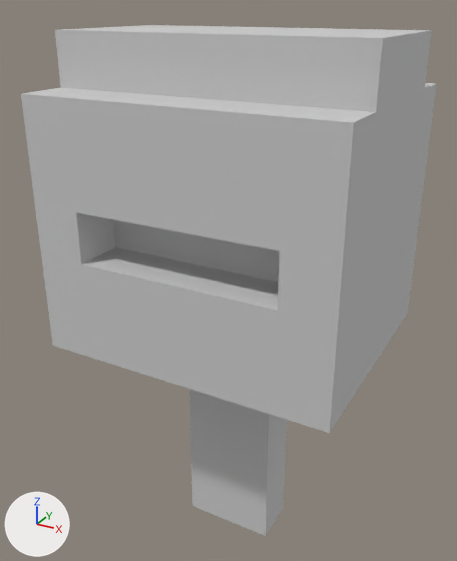
What one commit did to the glTF model portafolio/Class 8/src/models/glb/Buzon.glb.
Rendered twice from a 50 mm camera at (0.565, -1.225, 1.145) aimed at (-0.031, -0.141, 0.603). The axes (+X, +Y, +Z) are drawn at lower left. The lights are the same throughout. The older version comes first. Where no turn or scale is listed for an object, it has been applied to the vertices.

In view in the first picture: 'defaultobject'.
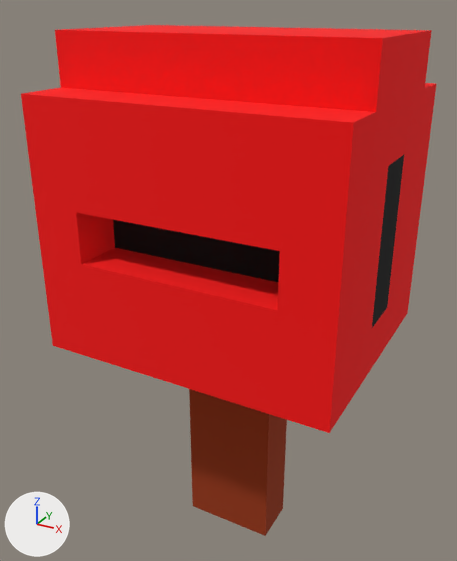
Commit message: Snoopy y buzon con color

What differs and where, as boxes (x1, y1, x2, y2) in the pictures (457 x 561 px):
'defaultobject', surface changed (light grey to red)
    both: (21, 25, 436, 536)

Patch to the scene script:
```diff
--- a/portafolio/Class 8/src/models/glb/Buzon.glb.py
+++ b/portafolio/Class 8/src/models/glb/Buzon.glb.py
@@ img_image_0 @@
+img_image_0 = load_image('Image_0', '_unpacked/Image_0', 256, 1, 'sRGB')
@@ mat_palette @@
 mat_palette = principled_material('palette')
-mat_palette.base_color = (0.6, 0.6, 0.6)  # light grey #cbcbcb
+mat_palette.texture = img_image_0
 mat_palette.roughness = 1.0
```
